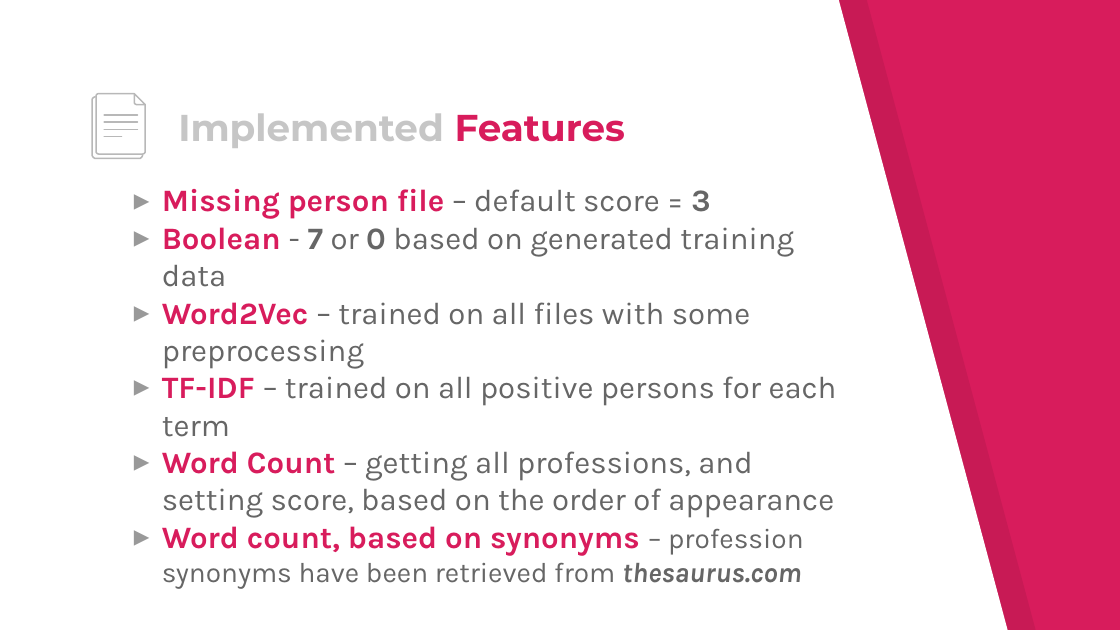
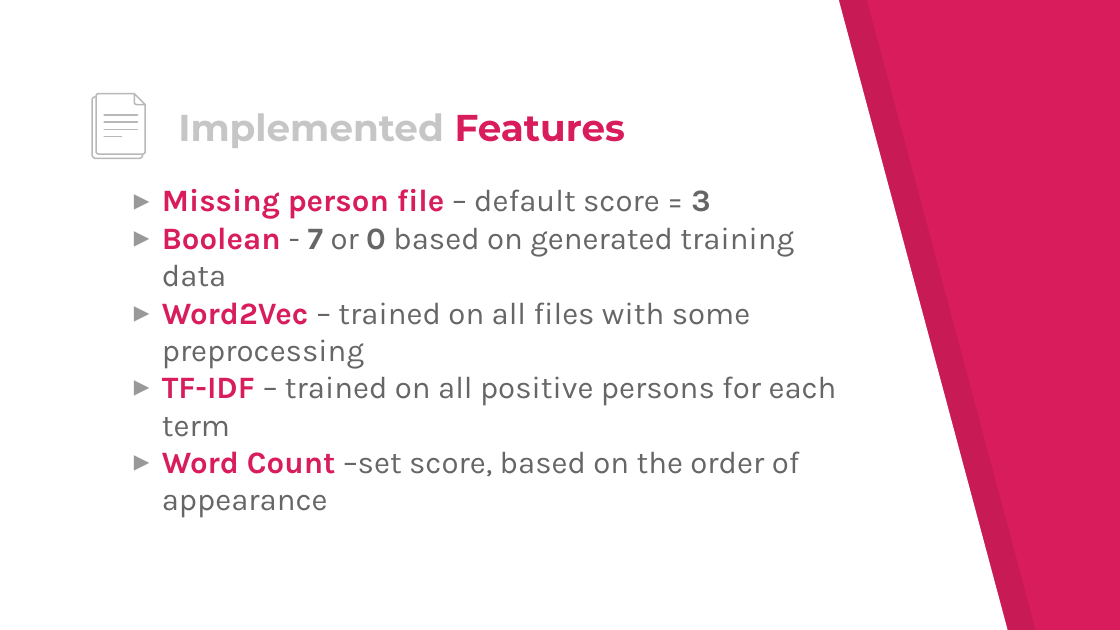
Before and after one commit to wsdm-cup-2017/goosefoot, a slide deck: slide 9 of docs/wsdm.pptx. Drawn at 1120x630 pixels with LibreOffice and Linux fonts; fonts in the diff are those of the drawing. Boxes give left, top, right and bottom in pixels: in the first picture for what was removed or moved away, otherwise in the second. Text is boxed around its words. In the diff, an @@ line names an element or a change of style, - is before the commit and + after.

```diff
--- a/docs/wsdm.pptx
+++ b/docs/wsdm.pptx
@@ text at (162,451,800,518): text changed @@
-▸ Word Count – getting all professions, and setting score, based on the order of appearance
-▸ Word count, based on synonyms – profession synonyms have been retrieved from thesaurus.com
+▸ Word Count –set score, based on the order of appearance
```
Also in this commit, not shown: 3 other slides changed, 2 slides added.
